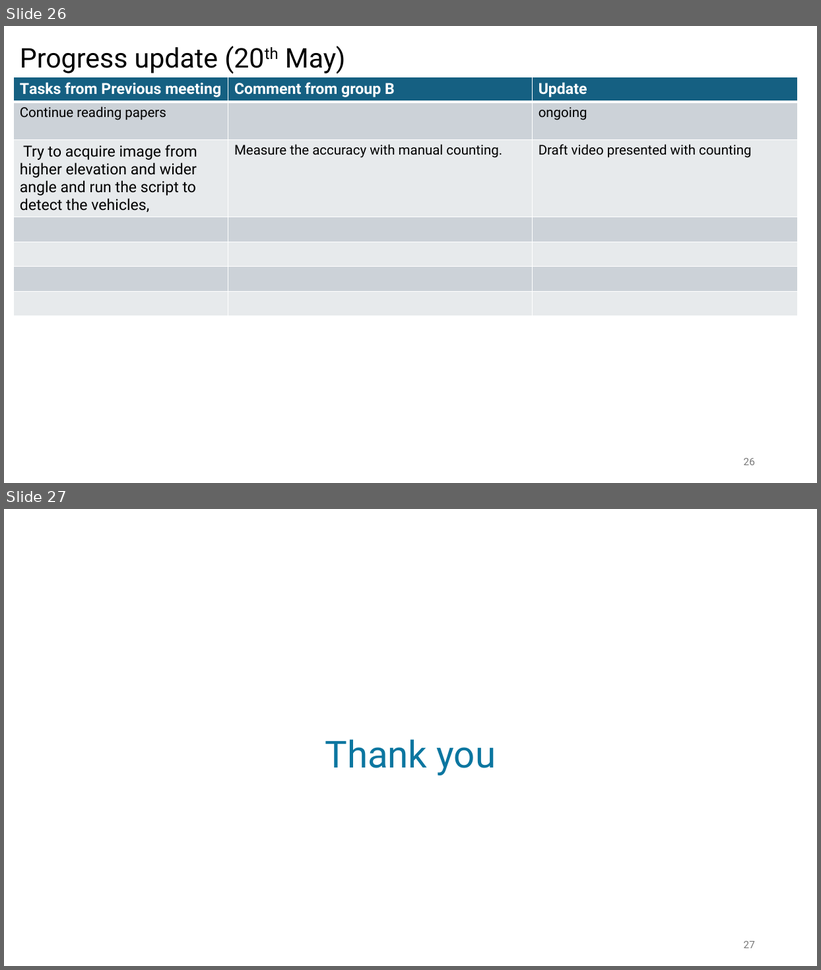
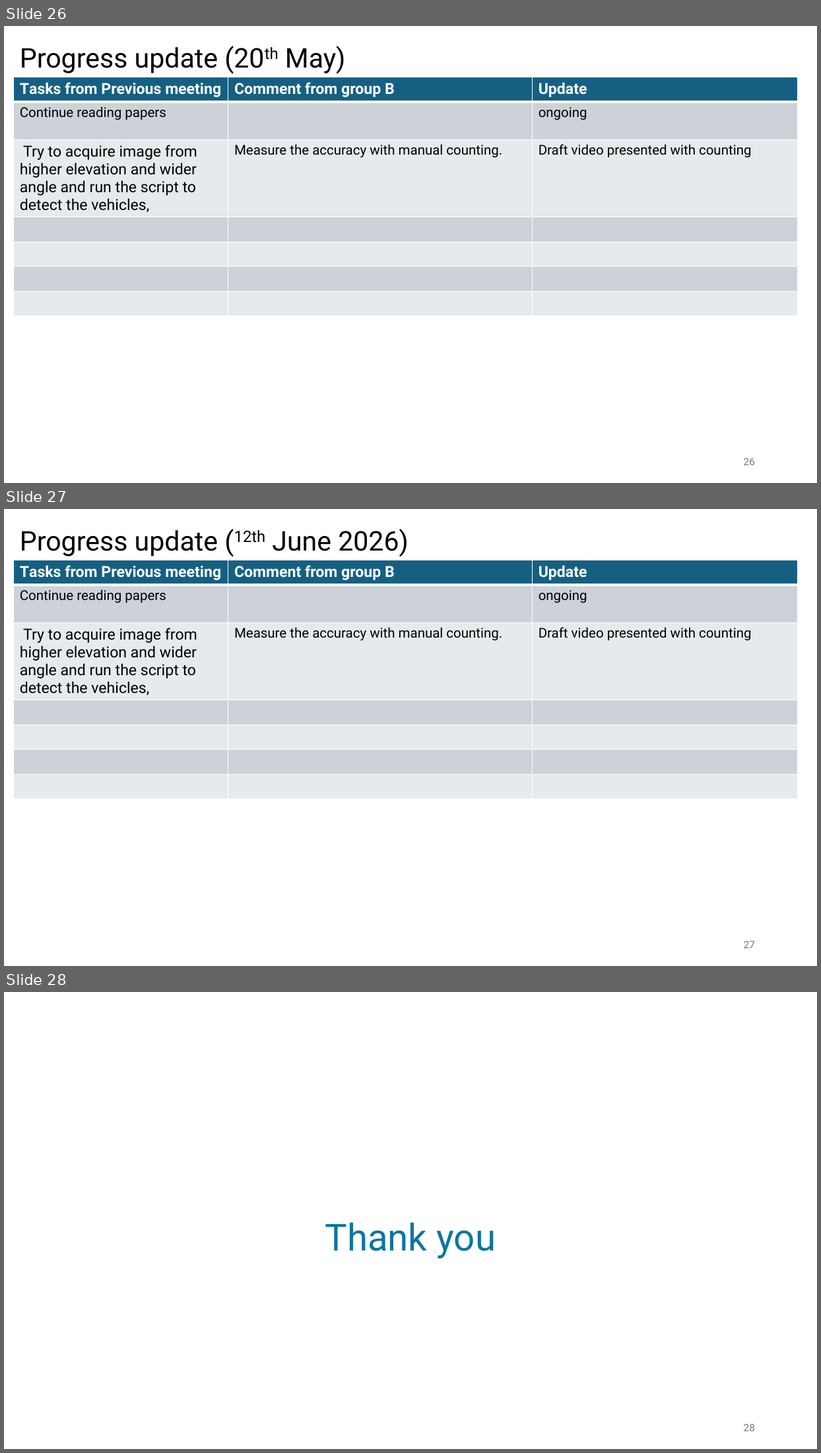
Before and after one commit to tanveerrhd/Tanveer-thesis, a slide deck: Tanveer_research_05 June 26.pptx. Shown one above the other, each under a label of ours: slides 26 and 27 before the commit, slides 26, 27 and 28 after it. The pictures are 821x970 and 821x1453 pixels, drawn with LibreOffice and Linux fonts; fonts in the diff are those of the drawing. Boxes give left, top, right and bottom in pixels: in the first picture for what was removed or moved away, otherwise in the second. Text is boxed around its words. In the diff, an @@ line names an element or a change of style, - is before the commit and + after.

```diff
--- a/Tanveer_research_05 June 26.pptx
+++ b/Tanveer_research_05 June 26.pptx
@@ slide 27 added at (x1=4, y1=509, x2=817, y2=966), background #FFFFFF @@
@@ title added at (x1=20, y1=529, x2=409, y2=557), 32 pt, text #000000 @@
+Progress update (12th June 2026)
@@ table added at (x1=14, y1=560, x2=799, y2=802), 7 rows, 3 columns @@
+Tasks from Previous meeting | Comment from group B | Update
+Continue reading papers |  | ongoing
+Try to acquire image from higher elevation and wider angle and run the script to detect the vehicles, | Measure the accuracy with manual counting. | Draft video presented with counting
+ |  | 
+ |  | 
+ |  | 
+ |  | 
@@ page number added at (x1=744, y1=941, x2=755, y2=949), 12 pt, text #797979 @@
+27
@@ what was slide 27 is now slide 28 @@
@@ page number at (x1=744, y1=1424, x2=755, y2=1432): text changed @@
-27
+28
```
Also in this commit, not shown: 2 other files.
